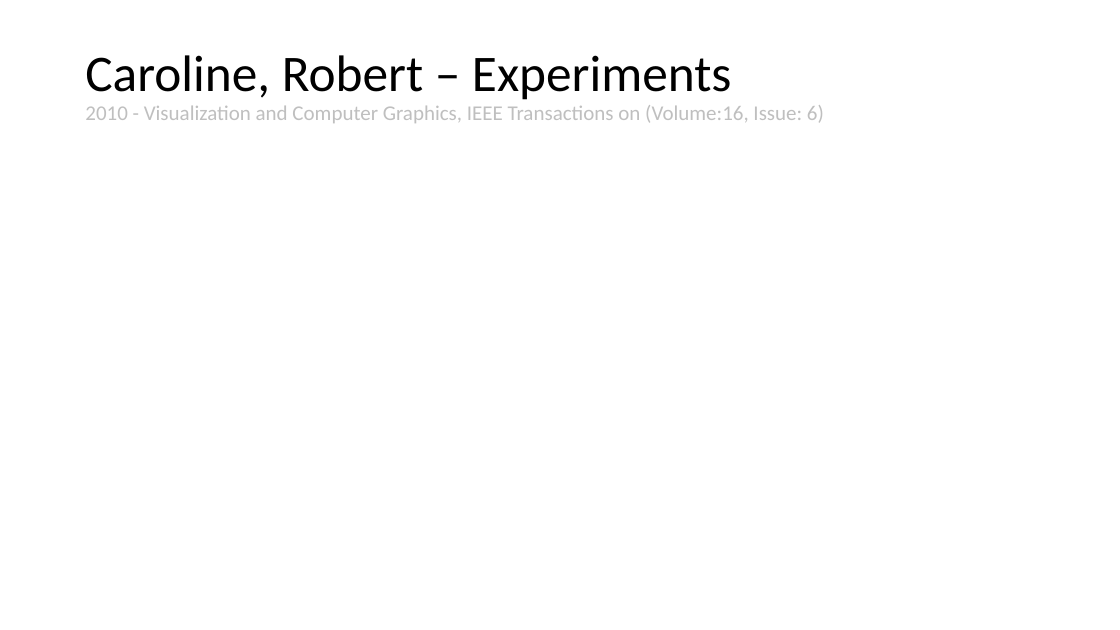
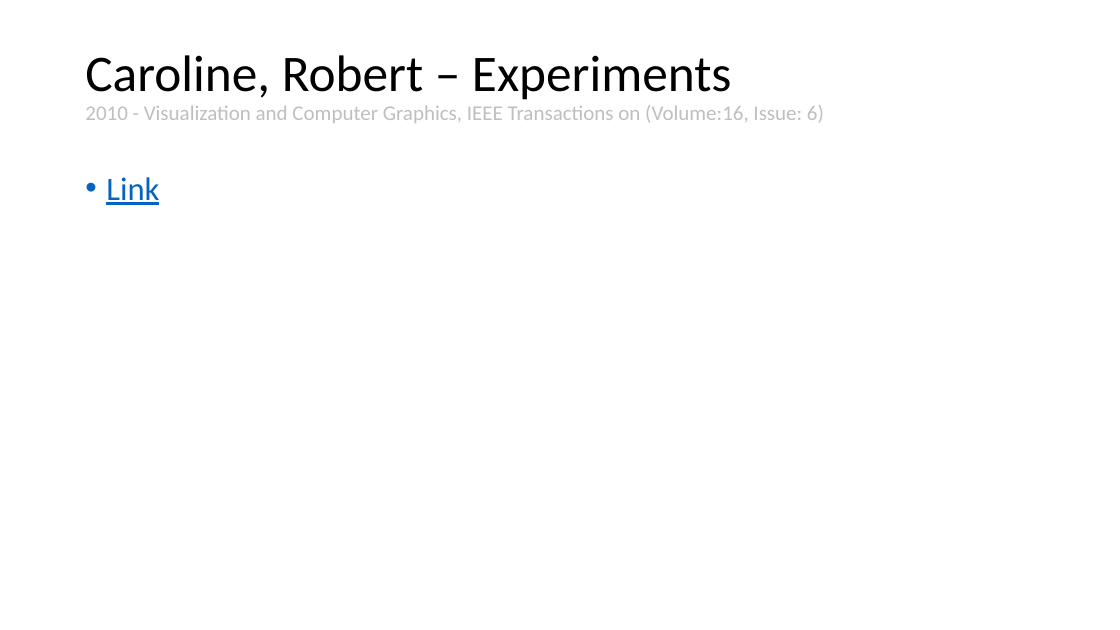
Before and after one commit to PatriciaXiao/Conclusion, a slide deck: slide 19 of Conclusion.pptx (slide 18 before the commit). Drawn at 1120x630 pixels with LibreOffice and Linux fonts; fonts in the diff are those of the drawing. Boxes give left, top, right and bottom in pixels: in the first picture for what was removed or moved away, otherwise in the second. Text is boxed around its words. In the diff, an @@ line names an element or a change of style, - is before the commit and + after.

```diff
--- a/Conclusion.pptx
+++ b/Conclusion.pptx
@@ text added at (106,177,159,205), 28 pt, text #0563C1, underline @@
+• Link
```
Also in this commit, not shown: 2 other slides changed, 1 slide added, 1 other file.
